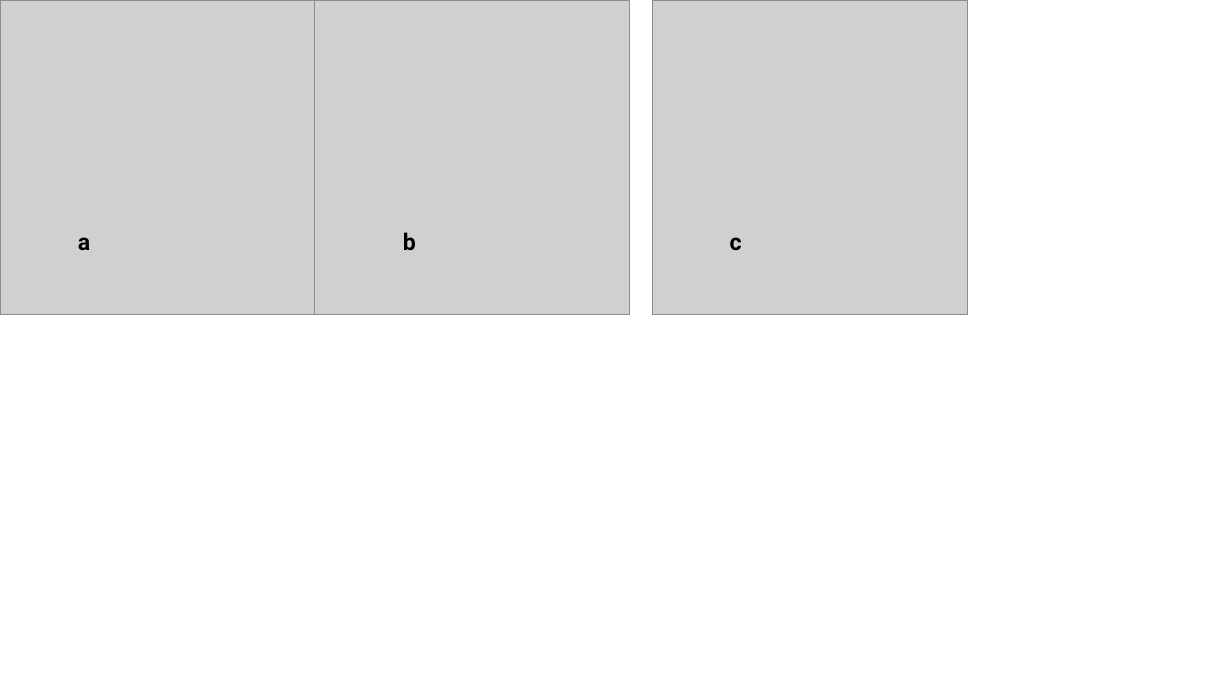
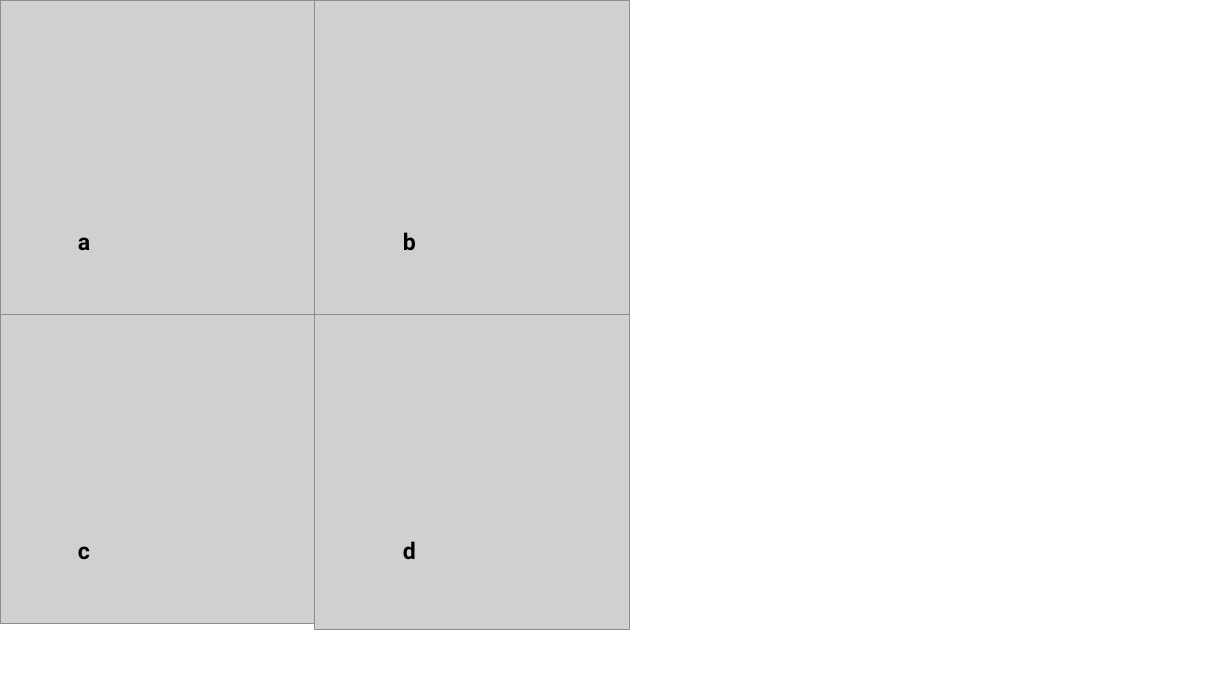
Before and after one commit to meyresearch/amino_acid_distance_distributions, a slide deck: slide 1 of plots/Fig4.pptx. Drawn at 1232x693 pixels with LibreOffice and Linux fonts; fonts in the diff are those of the drawing; grey boxes stand for pictures. Boxes give left, top, right and bottom in pixels: in the first picture for what was removed or moved away, otherwise in the second. Text is boxed around its words. In the diff, an @@ line names an element or a change of style, - is before the commit and + after.

```diff
--- a/plots/Fig4.pptx
+++ b/plots/Fig4.pptx
@@ picture removed at (x1=653, y1=0, x2=967, y2=314) @@
@@ picture added at (x1=0, y1=309, x2=314, y2=623) @@
@@ picture added at (x1=314, y1=314, x2=628, y2=628) @@
@@ text "c" moved from (x1=730, y1=237, x2=742, y2=250) to (x1=78, y1=546, x2=90, y2=559) @@
@@ text added at (x1=403, y1=541, x2=416, y2=559), 18 pt, text #000000, bold @@
+d
```
Also in this commit, not shown: 3 other files.
